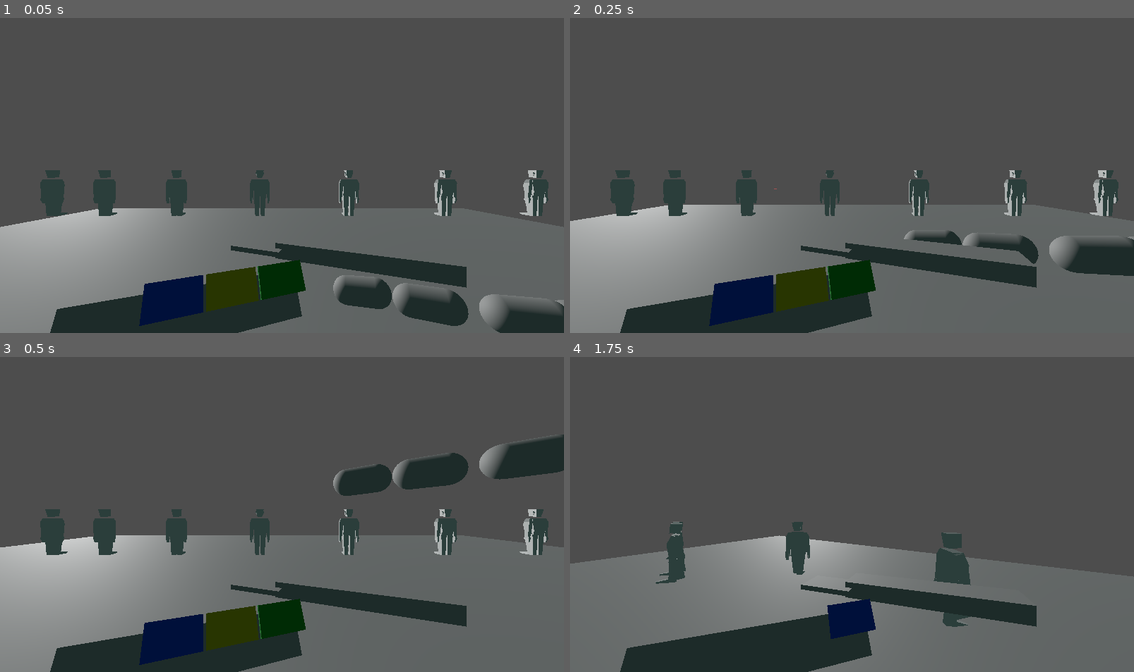
Above: before the commit, frames 1-4 (two rows, left to right).
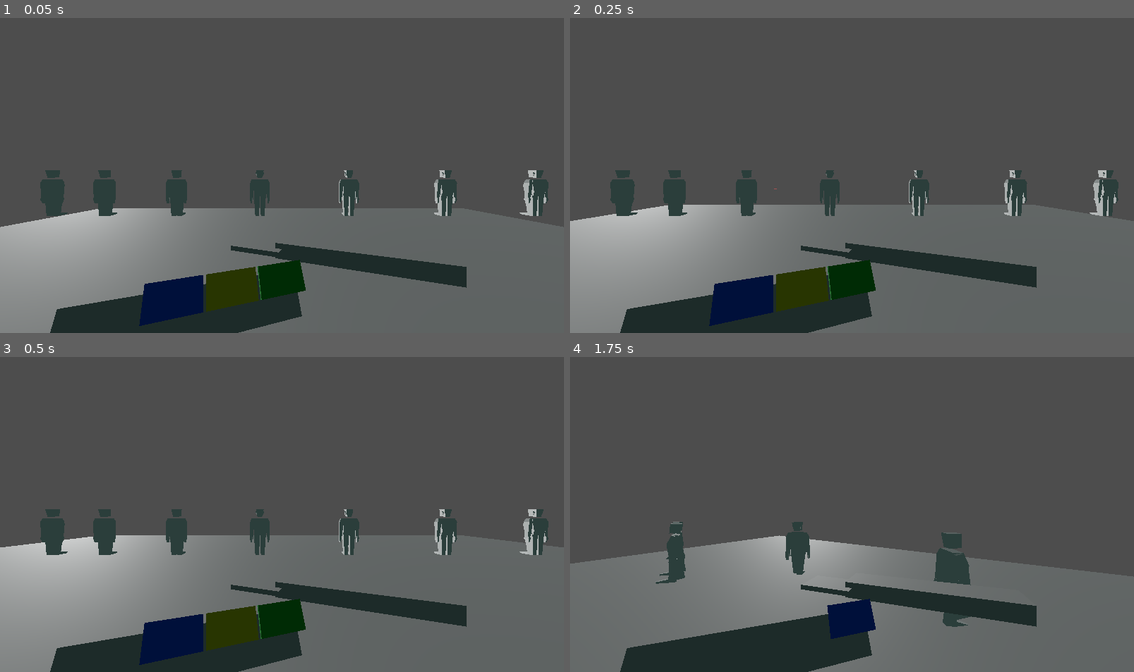
Above: after the commit, the same moments.

Repository: BlackBrad/network-ninja
Game: Godot game, scene res://scenes/test_level.tscn
The game is run twice, just before and just after one commit, with the same random seed, the same clock (stepped at 60 frames per second) and the same inputs.
Inputs (mouse positions are in pixels of both pictures, inside the frame that each line leads up to):
- Up to frame 1 (0.05 s): no input
- Up to frame 2 (0.25 s): no input
- Up to frame 3 (0.5 s): no input
- Up to frame 4 (1.75 s): tap Enter (ui_accept) at 0.5, 0.77, 1.52 s; move the mouse to (880, 511) at 0.52 s; hold W (move_forward) from 0.53 s (still down); click (880, 511) at 0.6 s; move the mouse to (823, 514) at 1.27 s; click (823, 514) at 1.35 s

The runs differ from the first frame. In frame 1, 2.9% of the frame differs, in the area x 59-100%, y 81-100%; in frame 2, 2.0%; in frame 3, 3.2%, in the area x 59-100%, y 24-45%; in frame 4, nothing differs.

Commit message:
Remove rope prototype

Diff:
--- a/scenes/test_level.tscn
+++ b/scenes/test_level.tscn
@@ -1,22 +1,13 @@
-[gd_scene load_steps=8 format=3 uid="uid://dcp57wnxwqpe2"]
+[gd_scene load_steps=6 format=3 uid="uid://dcp57wnxwqpe2"]
 
 [ext_resource type="PackedScene" uid="uid://dd7n7yllnkgkt" path="res://scenes/player.tscn" id="1_wn24y"]
 [ext_resource type="PackedScene" uid="uid://cy3ros6x4injp" path="res://scenes/atendee.tscn" id="2_0xd3t"]
 [ext_resource type="PackedScene" uid="uid://1ne1yvouw68r" path="res://scenes/business_card.tscn" id="3_mvisn"]
-[ext_resource type="AudioStream" uid="uid://bsfltbcgh202h" path="res://audio/music/8bit Bossa-distored.mp3" id="4_h6h16"]
+[ext_resource type="AudioStream" uid="uid://cl1de75dcn4st" path="res://audio/music/8bit Bossa-distored.mp3" id="4_h6h16"]
 
 [sub_resource type="Environment" id="Environment_8wp53"]
 ambient_light_source = 2
 ambient_light_color = Color(0.243137, 0.341176, 0.329412, 1)
-
-[sub_resource type="Curve3D" id="Curve3D_mc72t"]
-_data = {
-"points": PackedVector3Array(0, 0, 0, 0, 0, 0, 0.519705, 0.0187464, 0.643884, -0.19832, -0.0662155, 0.0487156, 0.19832, 0.0662155, -0.0487156, 1.60011, 0.13924, 1.07206, 0, 0, 0, 0, 0, 0, 1.76395, 0.682754, 0.426758, 0, 0, 0, 0, 0, 0, 0.652574, 0.411345, 0.0717184),
-"tilts": PackedFloat32Array(0, 0, 0, 0)
-}
-point_count = 4
-
-[sub_resource type="CapsuleMesh" id="CapsuleMesh_efkhg"]
 
 [node name="test_level" type="Node3D"]
 
@@ -80,42 +71,3 @@
 stream = ExtResource("4_h6h16")
 volume_db = -28.403
 autoplay = true
-
-[node name="Path3D" type="Path3D" parent="."]
-transform = Transform3D(1, 0, 0, 0, 1, 0, 0, 0, 1, 0, 2, 0)
-curve = SubResource("Curve3D_mc72t")
-
-[node name="PathFollow3D" type="PathFollow3D" parent="Path3D"]
-transform = Transform3D(-0.368431, -0.0958735, -0.924698, 0, 0.994667, -0.103128, 0.929653, -0.0379957, -0.366468, 0.519705, 0.0187464, 0.643884)
-
-[node name="MeshInstance3D" type="MeshInstance3D" parent="Path3D/PathFollow3D"]
-transform = Transform3D(0.179043, -3.72529e-09, 3.72529e-09, 3.72529e-09, 3.25963e-09, -0.179043, 0, 0.179043, -2.37487e-08, 0, 0, 0)
-mesh = SubResource("CapsuleMesh_efkhg")
-skeleton = NodePath("../..")
-
-[node name="PathFollow3D2" type="PathFollow3D" parent="Path3D"]
-transform = Transform3D(-0.262182, -0.355351, -0.89721, -0.706568, 0.703936, -0.0723294, 0.65728, 0.614977, -0.435641, 0.84043, 0.0419317, 0.807321)
-progress = 0.361258
-
-[node name="MeshInstance3D" type="MeshInstance3D" parent="Path3D/PathFollow3D2"]
-transform = Transform3D(0.179043, -3.72529e-09, 3.72529e-09, 3.72529e-09, 3.25963e-09, -0.179043, 0, 0.179043, -2.37487e-08, 0, 0, 0)
-mesh = SubResource("CapsuleMesh_efkhg")
-skeleton = NodePath("../..")
-
-[node name="PathFollow3D3" type="PathFollow3D" parent="Path3D"]
-transform = Transform3D(-0.193732, -0.327186, -0.924887, -0.699967, 0.706652, -0.103364, 0.687391, 0.627367, -0.365922, 1.2148, 0.0768272, 0.975485)
-progress = 0.778199
-
-[node name="MeshInstance3D" type="MeshInstance3D" parent="Path3D/PathFollow3D3"]
-transform = Transform3D(0.179043, -3.72529e-09, 3.72529e-09, 3.72529e-09, 3.25963e-09, -0.179043, 0, 0.179043, -2.37487e-08, 0, 0, 0)
-mesh = SubResource("CapsuleMesh_efkhg")
-skeleton = NodePath("../..")
-
-[node name="PathFollow3D4" type="PathFollow3D" parent="Path3D"]
-transform = Transform3D(-0.0678202, -0.275377, -0.958941, -0.682584, 0.713804, -0.156707, 0.727648, 0.643931, -0.23638, 1.44778, 0.10675, 1.05644)
-progress = 1.01599
-
-[node name="MeshInstance3D" type="MeshInstance3D" parent="Path3D/PathFollow3D4"]
-transform = Transform3D(0.179043, -3.72529e-09, 3.72529e-09, 3.72529e-09, 3.25963e-09, -0.179043, 0, 0.179043, -2.37487e-08, 0, 0, 0)
-mesh = SubResource("CapsuleMesh_efkhg")
-skeleton = NodePath("../..")
